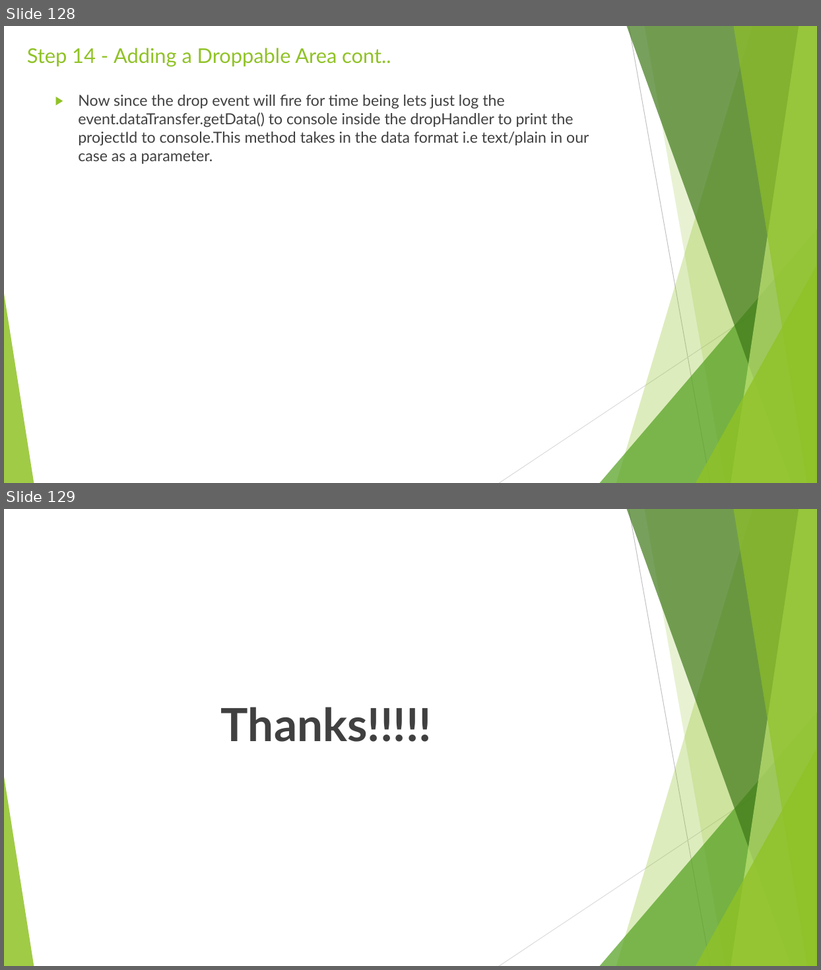
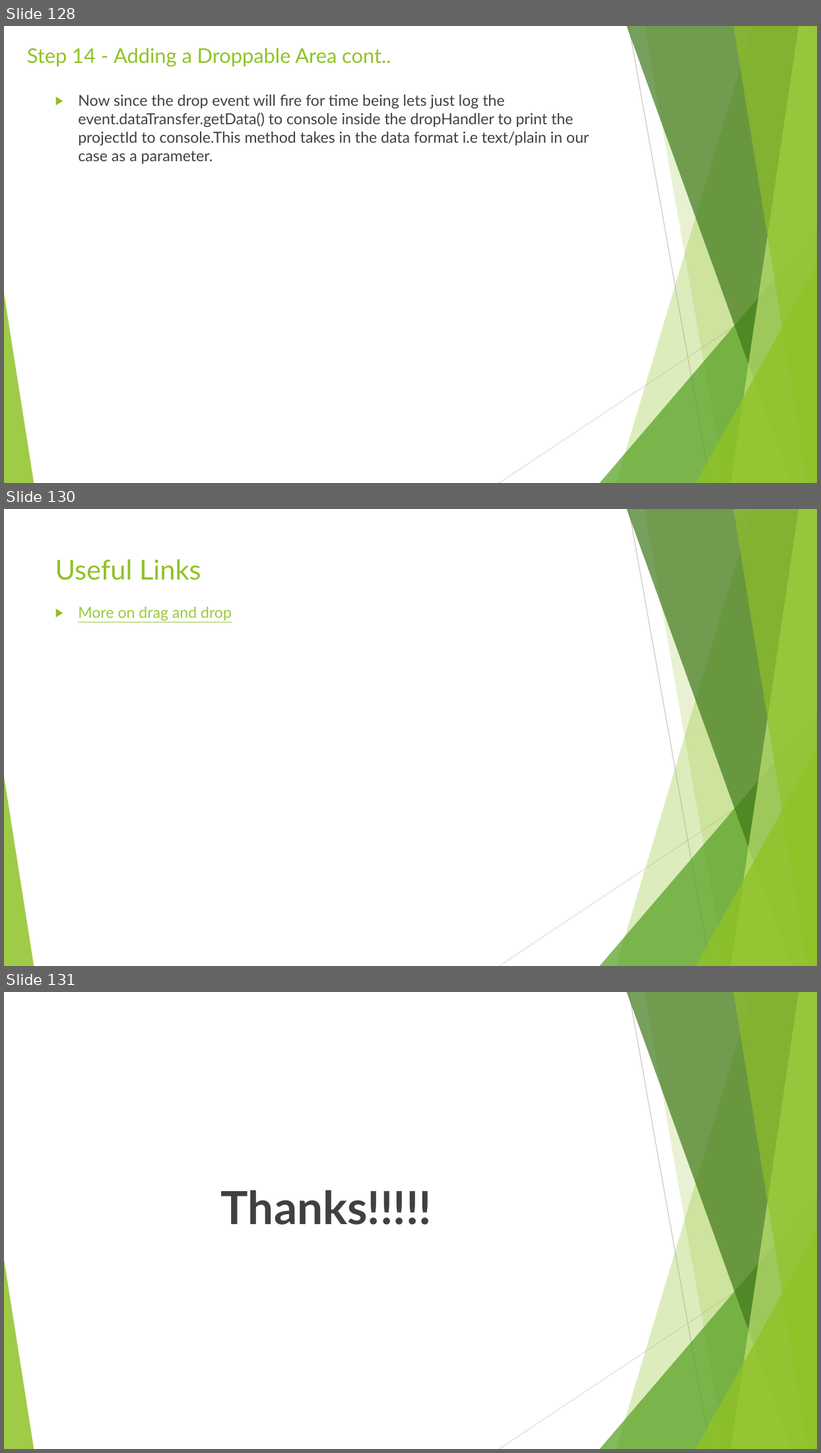
Before and after one commit to rudhrainfogain/TypeScript, a slide deck: PPT/TypeScriptv9.pptx. Shown one above the other, each under a label of ours: slides 128 and 129 before the commit, slides 128, 130 and 131 after it; the slides between them are not shown. The pictures are 821x970 and 821x1453 pixels, drawn with LibreOffice and Linux fonts; fonts in the diff are those of the drawing. Boxes give left, top, right and bottom in pixels: in the first picture for what was removed or moved away, otherwise in the second. Text is boxed around its words. In the diff, an @@ line names an element or a change of style, - is before the commit and + after.

Commit message:
Drag and Drop Completed

```diff
--- a/PPT/TypeScriptv9.pptx
+++ b/PPT/TypeScriptv9.pptx
@@ slide 130 added at [4, 509, 817, 966], background #FFFFFF; not listed: 10 template elements that a slide beside it also shows @@
@@ title added at [55, 559, 201, 580], 32.4 pt, text #90C226 @@
+Useful Links
@@ text added at [78, 607, 232, 621], 18 pt, text #99CA3C, underline @@
+▶ More on drag and drop
@@ what was slide 129 is now slide 131 @@
```
Also in this commit, not shown: 1 other slide added, 2 other files.
